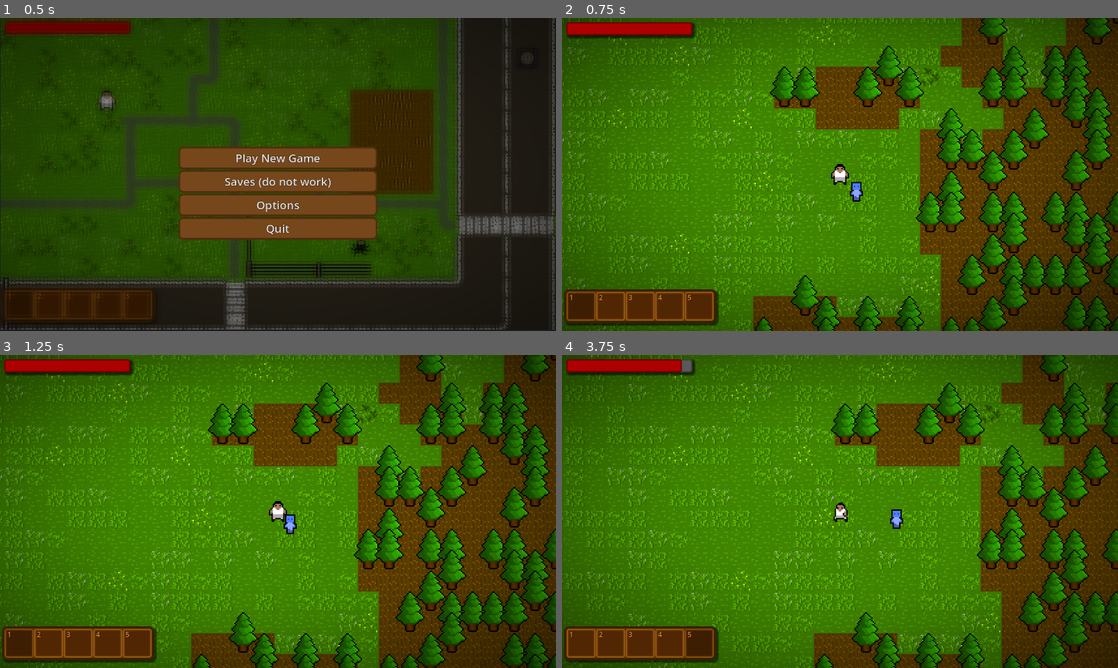
Above: before the commit, frames 1-4 (two rows, left to right).
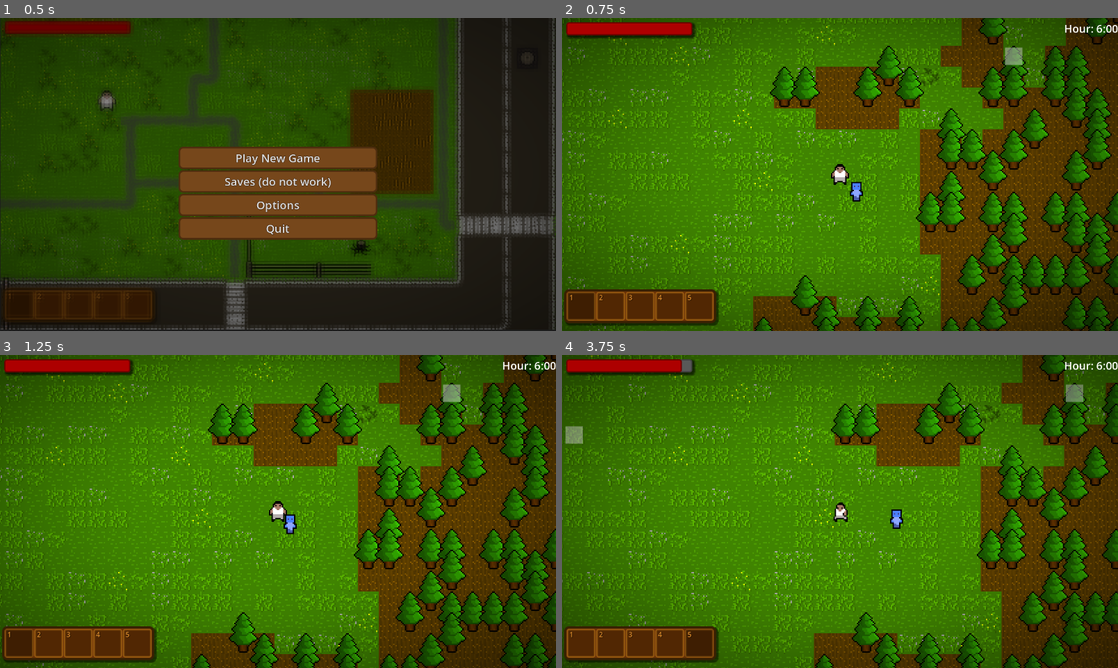
Above: after the commit, the same moments.

Repository: Lucasc0-Git/The-Gunsmith-Survivor
Game: Godot game, scene res://Scenes/StartScene.tscn
The game is run twice, just before and just after one commit, with the same random seed, the same clock (stepped at 60 frames per second) and the same inputs.
Inputs (mouse positions are in pixels of both pictures, inside the frame that each line leads up to):
- Up to frame 1 (0.5 s): no input
- Up to frame 2 (0.75 s): click "Play New Game" at 0.5 s
- Up to frame 3 (1.25 s): no input
- Up to frame 4 (3.75 s): drag from (578, 642) to (851, 524) at 1.27 s; tap Enter at 2 s; drag from (612, 642) to (851, 524) at 2.02 s; tap Space at 2.75 s; move the mouse to (639, 642) at 2.77 s; hold A (move_left) 2.78-3.5 s; hold Mouse wheel up (prev_weapon) 2.78-3.5 s; click (639, 642) at 2.92 s; drag from (667, 642) to (890, 520) at 3.52 s

Frame 1 is identical in both runs. In frame 2, 0.3% of the frame differs, in the area x 79-100%, y 2-16%; in frame 3, 0.3%; in frame 4, 0.5%, in the area x 0-100%, y 2-29%.

Commit message:
Added spawning of the enemies
When it is 12:00, enemies will spawn on every debug-colored tile (spawner)

Diff:
--- a/Godot-Project-Files/Autoload/GameManager.gd
+++ b/Godot-Project-Files/Autoload/GameManager.gd
@@ -2,8 +2,43 @@
 ## Handle global things; autoload
 
 var current_world_seed: int
+var time: float = 0.0
+var day_length: float = 600.0
+var current_hour: int = 0
+var current_day: int = 0
+
+signal hour_changed(hour: int)
+signal day_changed(day: int)
+
+func _process(delta: float) -> void:
+	if get_tree().paused: return
+	time += delta
+
+	var new_hour := int((time / day_length) * 24) % 24
+	if new_hour != current_hour:
+		current_hour = new_hour
+		hour_changed.emit(current_hour)
+
+	var new_day := int(time / day_length)
+	if new_day != current_day:
+		current_day = new_day
+		day_changed.emit(current_day)
 
 func _input(event: InputEvent) -> void:
 	if event.is_action_pressed("exit"):
 		#get_tree().quit()
 		pass
+
+
+func set_hour(hour: int) -> void:
+	# keep the current day, just change the hour
+	var day_progress := float(hour) / 24.0
+	time = current_day * day_length + day_progress * day_length
+	current_hour = hour
+	hour_changed.emit(current_hour)
+
+func set_day(day: int) -> void:
+	# keep the current hour, just change the day
+	time = day * day_length + (float(current_hour) / 24.0) * day_length
+	current_day = day
+	day_changed.emit(current_day)
--- a/Godot-Project-Files/Scenes/Main.tscn
+++ b/Godot-Project-Files/Scenes/Main.tscn
@@ -240,11 +240,30 @@
 process_mode = 1
 y_sort_enabled = false
 
+[node name="Spawners" type="Node2D" parent="." unique_id=970257549]
+
 [node name="YSORT" type="Node2D" parent="." unique_id=2096057636]
 y_sort_enabled = true
 
 [node name="HUD" parent="." unique_id=1957897222 instance=ExtResource("3_kln2b")]
 process_mode = 1
+
+[node name="CanvasLayer" type="CanvasLayer" parent="." unique_id=124717082]
+layer = 11
+
+[node name="Label" type="Label" parent="CanvasLayer" unique_id=1845243131]
+custom_minimum_size = Vector2(100, 50)
+anchors_preset = 1
+anchor_left = 1.0
+anchor_right = 1.0
+offset_left = -100.0
+offset_bottom = 50.0
+grow_horizontal = 0
+size_flags_vertical = 1
+theme_override_font_sizes/font_size = 25
+text = "Hour 10"
+horizontal_alignment = 1
+vertical_alignment = 1
 
 [node name="Menu" type="CanvasLayer" parent="." unique_id=1854704566]
 process_mode = 2
--- a/Godot-Project-Files/Scenes/Map.tscn
+++ b/Godot-Project-Files/Scenes/Map.tscn
@@ -1,6 +1,6 @@
 [gd_scene format=3 uid="uid://dw8ufghl04u8o"]
 
-[ext_resource type="Script" uid="uid://dxrsfsf7v40si" path="res://Scenes/map.gd" id="1_qumfl"]
+[ext_resource type="Script" uid="uid://dxrsfsf7v40si" path="res://Scripts/map.gd" id="1_qumfl"]
 [ext_resource type="Texture2D" uid="uid://bs8rf6jcx6pww" path="res://Textures/tileset.png" id="2_qumfl"]
 [ext_resource type="Shader" uid="uid://bvkgpc7ge1npf" path="res://Shaders/Vignette.gdshader" id="3_r08cw"]
 [ext_resource type="Texture2D" uid="uid://dyk5ihx7hbhg0" path="res://Textures/Treee.png" id="4_r08cw"]
--- /dev/null
+++ b/Godot-Project-Files/Scenes/enemy_spawner.tscn
@@ -0,0 +1,23 @@
+[gd_scene format=3 uid="uid://n1pykbp7mrlv"]
+
+[ext_resource type="Script" uid="uid://3hbruww20tym" path="res://Scripts/enemy_spawner.gd" id="1_ewhtn"]
+
+[node name="Enemy_spawner" type="Node2D" unique_id=1040846501]
+script = ExtResource("1_ewhtn")
+
+[node name="Marker2D" type="Marker2D" parent="." unique_id=1934579825]
+
+[node name="ColorRect" type="ColorRect" parent="." unique_id=460340743]
+z_index = 68
+anchors_preset = 8
+anchor_left = 0.5
+anchor_top = 0.5
+anchor_right = 0.5
+anchor_bottom = 0.5
+offset_left = -20.0
+offset_top = -20.0
+offset_right = 20.0
+offset_bottom = 20.0
+grow_horizontal = 2
+grow_vertical = 2
+color = Color(1, 1, 1, 0.5137255)
--- a/Godot-Project-Files/Scenes/hud.tscn
+++ b/Godot-Project-Files/Scenes/hud.tscn
@@ -99,7 +99,7 @@
 size_flags_vertical = 3
 columns = 5
 
-[node name="Hotbar" type="Control" parent="InventoryUI" unique_id=2050680401]
+[node name="Hotbar" type="Control" parent="InventoryUI" unique_id=2050680401 node_paths=PackedStringArray("hud")]
 custom_minimum_size = Vector2(340, 74)
 layout_mode = 1
 anchors_preset = 2
@@ -113,6 +113,7 @@
 theme = ExtResource("4_t1xeu")
 script = ExtResource("8_4f5kr")
 slot_scene = ExtResource("2_8jye8")
+hud = NodePath("../..")
 
 [node name="PanelContainer" type="PanelContainer" parent="InventoryUI/Hotbar" unique_id=500270456]
 layout_mode = 1
--- /dev/null
+++ b/Godot-Project-Files/Scripts/enemy_spawner.gd
@@ -0,0 +1,14 @@
+extends Node2D
+class_name Spawner
+
+@onready var marker: Marker2D = $Marker2D
+
+var main: Main
+
+func _ready() -> void:
+	pass
+
+func spawn_enemy() -> void:
+	var enemy := main.zombie_scene.instantiate()
+	enemy.global_position = marker.global_position
+	main.Ysort.add_child(enemy)
--- a/Godot-Project-Files/Scripts/hotbar.gd
+++ b/Godot-Project-Files/Scripts/hotbar.gd
@@ -7,9 +7,9 @@
 ## The export var declaration
 @export var slot_count := 5
 @export var slot_scene : PackedScene
+@export var hud : Hud
 
 ## The basic var declaration
-var hud : Hud
 var slots: Array[Slot] = []
 var selected_slot_index := 0
 
--- a/Godot-Project-Files/Scripts/hud.gd
+++ b/Godot-Project-Files/Scripts/hud.gd
@@ -41,7 +41,6 @@
 
 	# Set vars.
 	tooltip.inventory = inventory
-	hotbar.hud = self
 	hotbar.sync_from_player()
 	inventory.player = player
 	inventory.tooltip = tooltip
--- a/Godot-Project-Files/Scripts/main.gd
+++ b/Godot-Project-Files/Scripts/main.gd
@@ -7,18 +7,23 @@
 @onready var map: Map = $Map
 @onready var menu: CanvasLayer = $Menu
 @onready var Ysort := $YSORT
+@onready var label: Label = $CanvasLayer/Label
+@onready var spawners: Node2D = $Spawners
 
 @export_group("Enemies")
 @export var zombie_scene: PackedScene
 
 func _ready() -> void:
+	GameManager.set_day(1)
+	GameManager.set_hour(6)
 
 	var spawn_pos := map.get_spawn_position()
 	spawn_player(spawn_pos)
 	spawn_enemy(zombie_scene, Vector2(50, 50))
 
-
+	label.text = "Hour: " + str(GameManager.current_hour) + ":00"
 	## Set "player" variable in the hud.gd
+	GameManager.hour_changed.connect(_on_hour_changed)
 	menu.visible = false
 	hud.set_player(player)
 	player.set_vars(hud)
@@ -26,6 +31,13 @@
 	map.player = player
 	map.world_generated.connect(_on_world_generated)
 	map.generate_world()
+
+func _on_hour_changed(hour: int) -> void:
+	label.text = "Hour: " + str(hour) + ":00"
+
+	if hour == 12:
+		for spawner: Spawner in spawners.get_children():
+			spawner.spawn_enemy()
 
 func spawn_enemy(scene: PackedScene, pos: Vector2) -> void:
 	var enemy := scene.instantiate()
@@ -47,6 +59,8 @@
 func _on_world_generated() -> void:
 	for pos: Vector2 in map.tree_positions:
 		spawn_tree(pos)
+	for pos: Vector2 in map.spawner_positions:
+		add_spawner(pos)
 
 func drop_item(item: ItemData, pos: Vector2) -> void:
 	var dropped_item := preload("res://Scenes/dropped_item.tscn").instantiate()
@@ -60,6 +74,12 @@
 	tree.global_position = pos
 	Ysort.add_child(tree)
 
+func add_spawner(pos: Vector2) -> void:
+	var spawner := preload("res://Scenes/enemy_spawner.tscn").instantiate()
+	spawner.global_position = pos
+	spawner.main = self
+	spawners.add_child(spawner)
+
 func spawn_player(pos: Vector2) -> void:
 	player = preload("res://Scenes/Player.tscn").instantiate()
 	player.global_position = pos
--- a/Godot-Project-Files/Scenes/map.gd
+++ b/Godot-Project-Files/Scripts/map.gd
@@ -12,6 +12,7 @@
 @export var world_frequency := 0.05
 @export var grass_frequency := 0.4
 @export var tree_frequency := 0.85
+@export var enemy_spawner_frequency := 1
 @export var map_width: int = 100
 @export var map_height: int = 100
 
@@ -23,6 +24,7 @@
 var world_noise := FastNoiseLite.new()
 var grass_noise := FastNoiseLite.new()
 var tree_noise := FastNoiseLite.new()
+var spawner_noise := FastNoiseLite.new()
 
 var chunk_size := 32
 var render_distance := 4
@@ -38,6 +40,7 @@
 	"dark_grass2" = Vector2i (1, 4)
 }
 var tree_positions := []
+var spawner_positions := []
 
 func _ready() -> void:
 	world_seed = GameManager.current_world_seed
@@ -50,22 +53,30 @@
 	grass_noise.frequency = grass_frequency
 	tree_noise.seed = world_seed + 2
 	tree_noise.frequency = tree_frequency
+	spawner_noise.seed = world_seed + 3
+	spawner_noise.frequency = enemy_spawner_frequency
 	for x in range(-half_w, half_w + 1):
 		for y in range(-half_h, half_h + 1):
 			var world_value := world_noise.get_noise_2d(x, y)
 			var grass_value := grass_noise.get_noise_2d(x, y)
 			var tree_value := tree_noise.get_noise_2d(x, y)
+			var enemy_value := spawner_noise.get_noise_2d(x, y)
 			var tile_coords : Vector2i
 			if world_value < -0.1:
 				tile_coords = Vector2i(5, 0)
 				if tree_value < -0.1:
-					pass
 					var tile_pos := Vector2i(x, y)
 					var local_pos := map.map_to_local(tile_pos)
 					var global_pos := map.to_global(local_pos)
 					tree_positions.append(global_pos)
 					#objects.set_cell(Vector2i(x, y), 2, Vector2i(0, 0))
 			else:
+				if enemy_value < -0.5:
+					var tile_pos := Vector2i(x, y)
+					var local_pos := map.map_to_local(tile_pos)
+					var global_pos := map.to_global(local_pos)
+					spawner_positions.append(global_pos)
+
 				tile_coords = be_grass(grass_value)
 			map.set_cell(Vector2i(x, y), 2, tile_coords)
 	emit_signal("world_generated")
Not shown, added: Godot-Project-Files/Scripts/enemy_spawner.gd.uid
Renamed: Godot-Project-Files/Scenes/map.gd.uid -> Godot-Project-Files/Scripts/map.gd.uid
